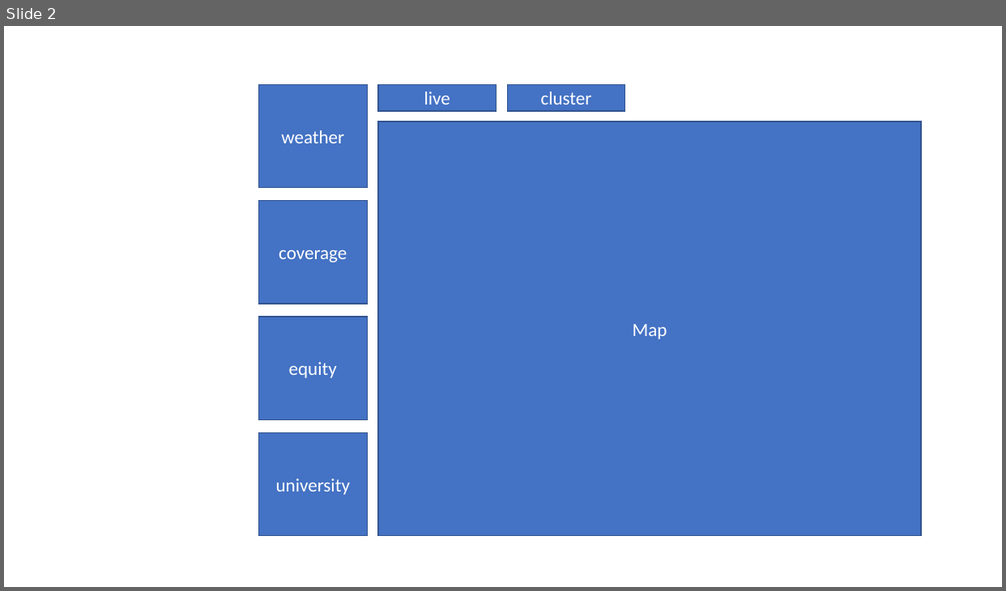
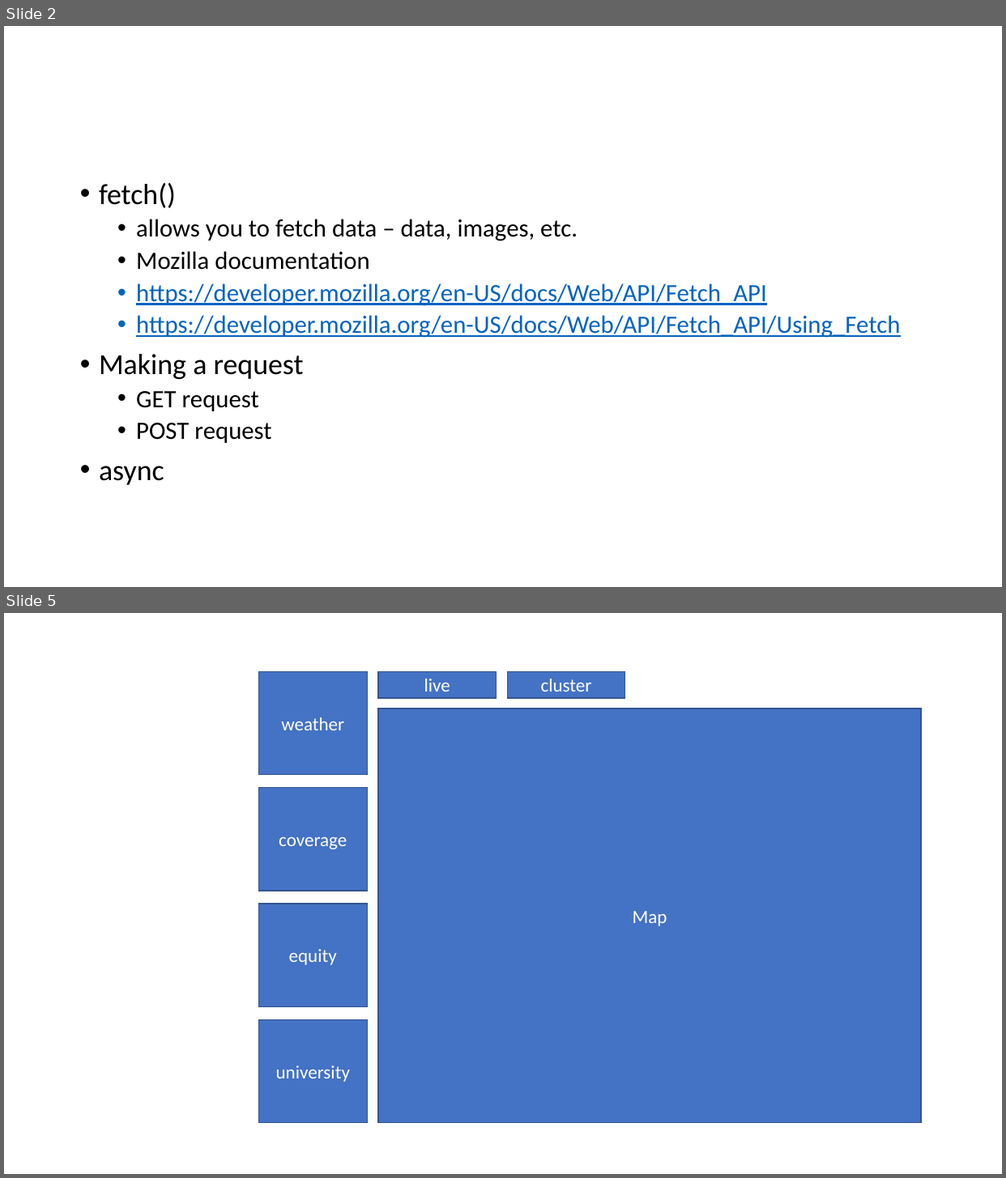
Before and after one commit to kevinclee26/dc_micro_mobo, a slide deck: assets/images/medium.pptx. Shown one above the other, each under a label of ours: slide 2 before the commit, slides 2 and 5 after it; the slides between them are not shown. The pictures are 1006x591 and 1006x1178 pixels, drawn with LibreOffice and Linux fonts; fonts in the diff are those of the drawing. Boxes give left, top, right and bottom in pixels: in the first picture for what was removed or moved away, otherwise in the second. Text is boxed around its words. In the diff, an @@ line names an element or a change of style, - is before the commit and + after.

```diff
--- a/assets/images/medium.pptx
+++ b/assets/images/medium.pptx
@@ slide 2 added at [4,26,1002,587], background #FFFFFF @@
@@ text added at [99,183,900,485], 24 pt, text #0563C1, underline @@
+• fetch()
+  • allows you to fetch data – data, images, etc.
+  • Mozilla documentation
+  • https://developer.mozilla.org/en-US/docs/Web/API/Fetch_API
+  • https://developer.mozilla.org/en-US/docs/Web/API/Fetch_API/Using_Fetch
+• Making a request
+  • GET request
+  • POST request
+• async
@@ what was slide 2 is now slide 5 @@
```
Also in this commit, not shown: 3 other slides added, 1 slide removed, 3 other files.
